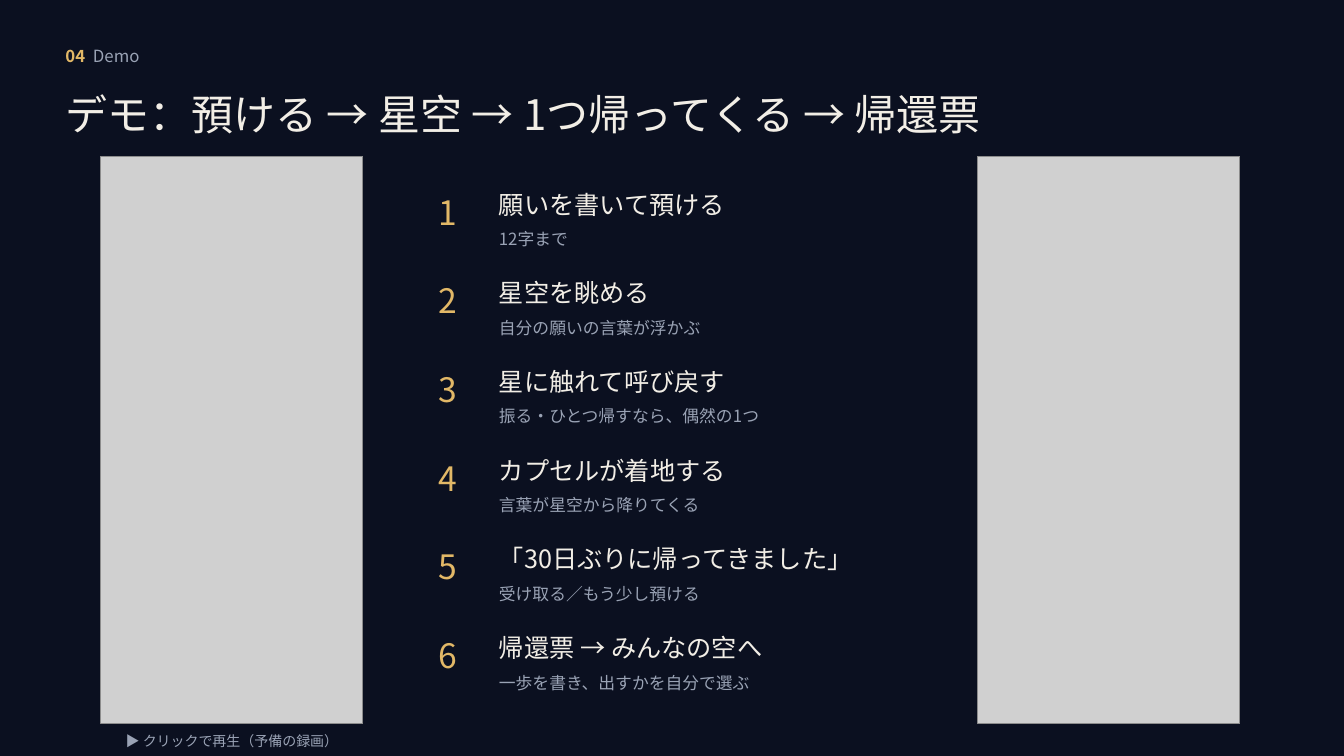
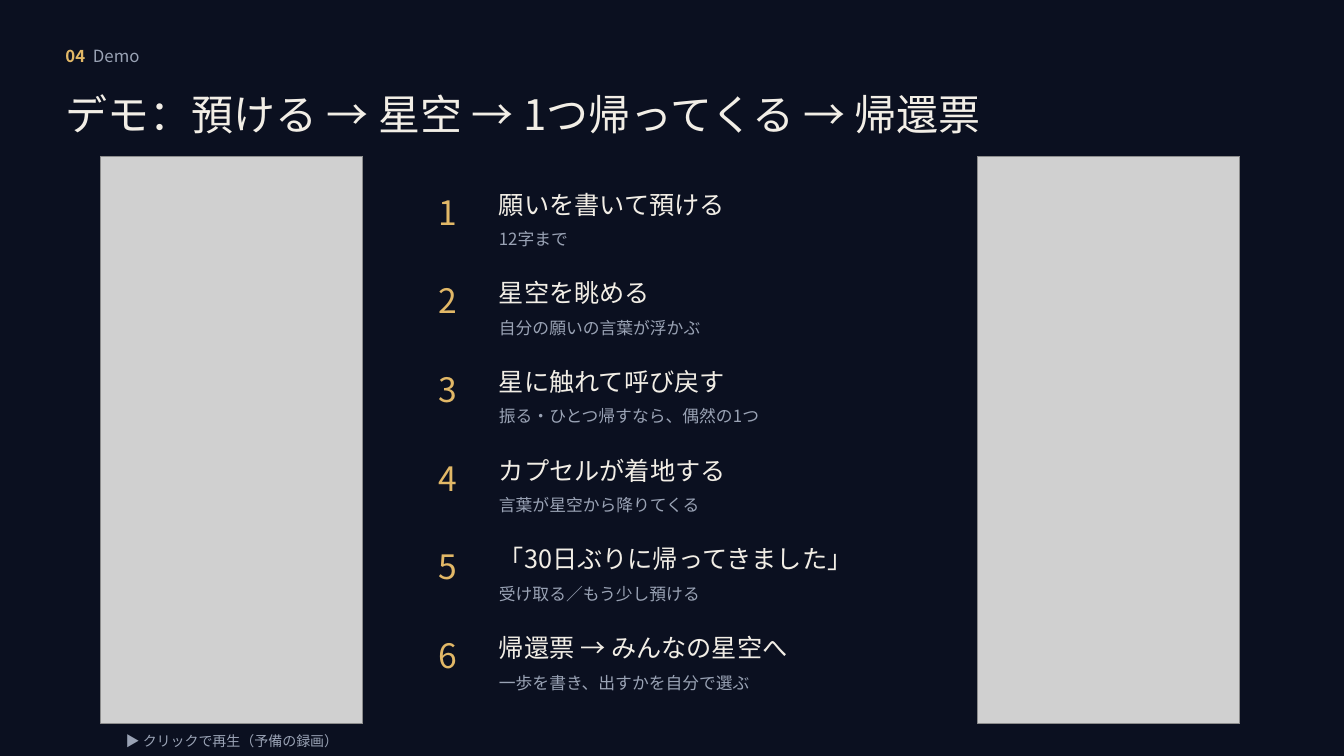
Before and after one commit to mai-san447/hello-earth-25143, a slide deck: slide 5 of deliverables/2026-10-11-gga-selection/MORUNE25143_GGAセレクション_2026-10-11.pptx. Drawn at 1344x756 pixels with LibreOffice and Linux fonts; fonts in the diff are those of the drawing; grey boxes stand for pictures. Boxes give left, top, right and bottom in pixels: in the first picture for what was removed or moved away, otherwise in the second. Text is boxed around its words. In the diff, an @@ line names an element or a change of style, - is before the commit and + after.

```diff
--- a/deliverables/2026-10-11-gga-selection/MORUNE25143_GGAセレクション_2026-10-11.pptx
+++ b/deliverables/2026-10-11-gga-selection/MORUNE25143_GGAセレクション_2026-10-11.pptx
@@ text at (x1=499, y1=636, x2=787, y2=659): text changed @@
-帰還票 → みんなの空へ
+帰還票 → みんなの星空へ
```
Also in this commit, not shown: 4 other slides changed, 3 other files.
